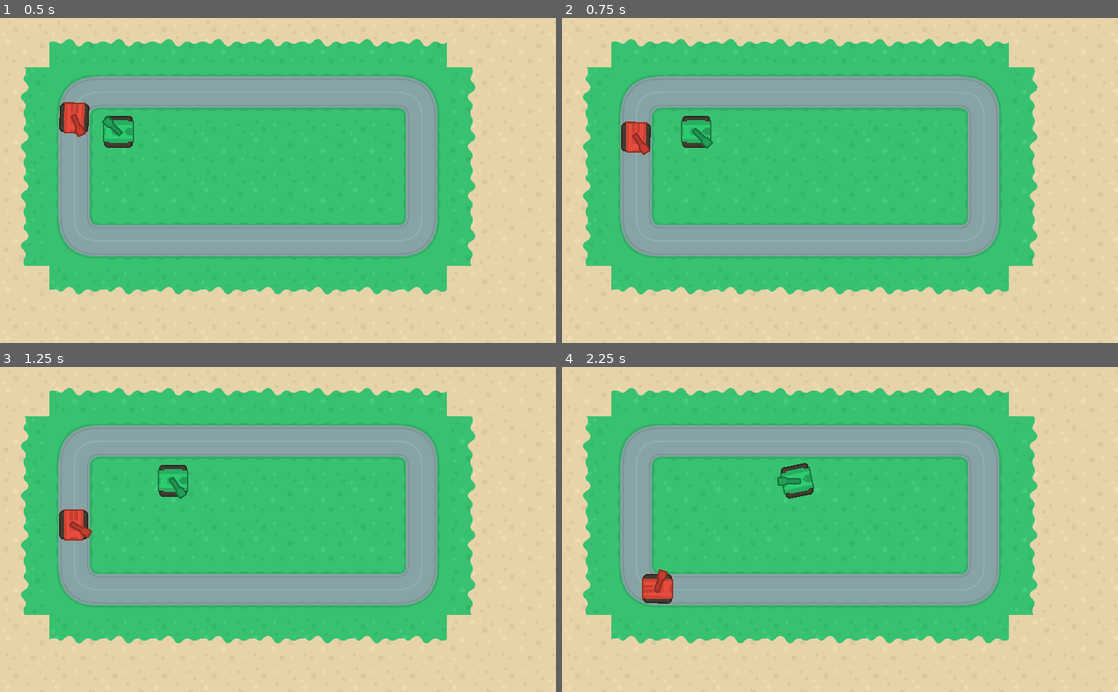
Above: before the commit, frames 1-4 (two rows, left to right).
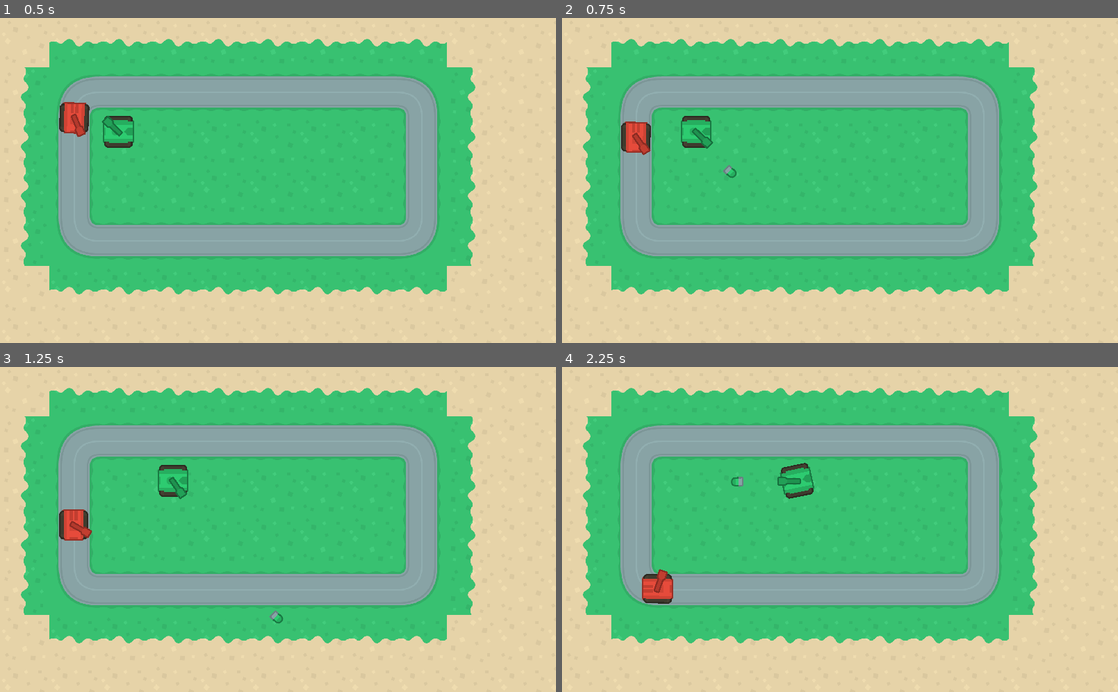
Above: after the commit, the same moments.

Repository: TheTOXIN/GodotTankBattle
Game: Godot game, scene res://maps/Map01.tscn
The game is run twice, just before and just after one commit, with the same random seed, the same clock (stepped at 60 frames per second) and the same inputs.
Inputs (mouse positions are in pixels of both pictures, inside the frame that each line leads up to):
- Up to frame 1 (0.5 s): no input
- Up to frame 2 (0.75 s): move the mouse to (812, 245) at 0.52 s; hold W (forward) from 0.53 s (still down); click (812, 245) at 0.6 s
- Up to frame 3 (1.25 s): keep holding W (forward)
- Up to frame 4 (2.25 s): move the mouse to (1006, 578) at 1.27 s; click (1006, 578) at 1.35 s; move the mouse to (673, 480) at 2.02 s; release W (forward) at 2.03 s; hold A (turn_left) from 2.03 s (still down); click (673, 480) at 2.1 s

Frame 1 is identical in both runs. In frame 2, less than 0.1% of the frame differs, in the area x 28-32%, y 45-50%; in frame 3, less than 0.1%; in frame 4, less than 0.1%.

Commit message:
add shoot bullets

Diff:
--- /dev/null
+++ b/bullets/Bullet.gd
@@ -0,0 +1,29 @@
+extends Area2D
+
+export (int) var speed
+export (int) var damage
+export (float) var lifetime
+
+var velocity = Vector2.ZERO
+
+func start(_position: Vector2, _direction: Vector2):
+	position = _position
+	rotation = _direction.angle()
+	velocity = _direction * speed
+	$Lifetime.wait_time = lifetime
+	$Lifetime.start()
+
+func explode():
+	queue_free()
+
+func _process(delta):
+	position += velocity * delta
+
+func _on_Bullet_body_entered(body):
+	explode()
+	print("ENTERED")
+	if body.has_method('take_damage'):
+		body.take_damage(damage)
+
+func _on_Lifetime_timeout():
+	explode()
--- /dev/null
+++ b/bullets/Bullet.tscn
@@ -0,0 +1,19 @@
+[gd_scene load_steps=2 format=2]
+
+[ext_resource path="res://bullets/Bullet.gd" type="Script" id=1]
+
+[node name="Bullet" type="Area2D"]
+script = ExtResource( 1 )
+
+[node name="Sprite" type="Sprite" parent="."]
+rotation = 3.14159
+region_enabled = true
+region_rect = Rect2( 388, 298, 32, 24 )
+
+[node name="CollisionShape2D" type="CollisionShape2D" parent="."]
+position = Vector2( -0.5, 0 )
+
+[node name="Lifetime" type="Timer" parent="."]
+
+[connection signal="body_entered" from="." to="." method="_on_Bullet_body_entered"]
+[connection signal="timeout" from="Lifetime" to="." method="_on_Lifetime_timeout"]
--- /dev/null
+++ b/bullets/PlayerBullet.gd
@@ -0,0 +1 @@
+extends "res://bullets/Bullet.gd"
--- /dev/null
+++ b/bullets/PlayerBullet.tscn
@@ -0,0 +1,23 @@
+[gd_scene load_steps=5 format=2]
+
+[ext_resource path="res://bullets/Bullet.tscn" type="PackedScene" id=1]
+[ext_resource path="res://bullets/PlayerBullet.gd" type="Script" id=2]
+[ext_resource path="res://assets/onlyObjects_retina_rotated.png" type="Texture" id=3]
+
+[sub_resource type="RectangleShape2D" id=1]
+extents = Vector2( 15.375, 12 )
+
+[node name="PlayerBullet" instance=ExtResource( 1 )]
+collision_layer = 8
+collision_mask = 4
+script = ExtResource( 2 )
+speed = 750
+damage = 10
+lifetime = 2.0
+
+[node name="Sprite" parent="." index="0"]
+texture = ExtResource( 3 )
+
+[node name="CollisionShape2D" parent="." index="1"]
+position = Vector2( -0.375, 0 )
+shape = SubResource( 1 )
--- a/maps/Map.gd
+++ b/maps/Map.gd
@@ -11,3 +11,8 @@
 	$Player/Camera2D.limit_right = map_limits.end.x * map_cell_size.x
 	$Player/Camera2D.limit_top = map_limits.position.y * map_cell_size.y
 	$Player/Camera2D.limit_bottom = map_limits.end.y * map_cell_size.y
+
+func _on_Tank_shoot(bullet, _pos, _dir):
+	var b = bullet.instance()
+	add_child(b)
+	b.start(_pos, _dir)
--- a/maps/Map01.tscn
+++ b/maps/Map01.tscn
@@ -36,3 +36,5 @@
 
 [node name="Enemy" parent="Paths/Path2D/PathFollow2D" instance=ExtResource( 4 )]
 speed = 200
+
+[connection signal="shoot" from="Player" to="." method="_on_Tank_shoot"]
--- a/project.godot
+++ b/project.godot
@@ -71,6 +71,13 @@
  ]
 }
 
+[layer_names]
+
+2d_physics/layer_1="enviroment"
+2d_physics/layer_2="player"
+2d_physics/layer_3="enemies"
+2d_physics/layer_4="bullets"
+
 [physics]
 
 common/enable_pause_aware_picking=true
--- a/tanks/Enemy.gd
+++ b/tanks/Enemy.gd
@@ -25,9 +25,12 @@
 	else:
 		pass
 
+func take_damage(damage):
+	print("DAMAGE")
+
 func _on_DetectRadius_body_entered(body):
-	if body.name == "Player":
-		target = body
+	# if body.name == "Player": move to physic layer
+	target = body
 
 func _on_DetectRadius_body_exited(body):
 	if body == target:
--- a/tanks/Enemy.tscn
+++ b/tanks/Enemy.tscn
@@ -1,13 +1,18 @@
-[gd_scene load_steps=5 format=2]
+[gd_scene load_steps=6 format=2]
 
 [ext_resource path="res://tanks/Tank.tscn" type="PackedScene" id=1]
 [ext_resource path="res://assets/onlyObjects_retina_rotated.png" type="Texture" id=2]
 [ext_resource path="res://tanks/Enemy.gd" type="Script" id=3]
 
+[sub_resource type="RectangleShape2D" id=2]
+extents = Vector2( 40, 33.5 )
+
 [sub_resource type="CircleShape2D" id=1]
 radius = 300.0
 
 [node name="Enemy" instance=ExtResource( 1 )]
+collision_layer = 4
+collision_mask = 10
 script = ExtResource( 3 )
 speed = 150
 gun_cooldown = 0.5
@@ -21,7 +26,8 @@
 region_rect = Rect2( 268, 186, 80, 76 )
 
 [node name="CollisionShape2D" parent="." index="1"]
-visible = false
+position = Vector2( 0, -0.5 )
+shape = SubResource( 2 )
 
 [node name="Turret" parent="." index="2"]
 texture = ExtResource( 2 )
@@ -30,6 +36,7 @@
 region_rect = Rect2( 452, 34, 60, 24 )
 
 [node name="DetectRadius" type="Area2D" parent="." index="4"]
+collision_mask = 2
 
 [node name="CollisionShape2D" type="CollisionShape2D" parent="DetectRadius" index="0"]
 shape = SubResource( 1 )
--- a/tanks/Player.gd
+++ b/tanks/Player.gd
@@ -19,3 +19,6 @@
 		velocity = (Vector2.RIGHT * speed).rotated(rotation)
 	if Input.is_action_pressed("back"):
 		velocity = (Vector2.LEFT * speed / 2).rotated(rotation)
+
+	if Input.is_action_just_pressed("click"):
+		shoot()
--- a/tanks/Player.tscn
+++ b/tanks/Player.tscn
@@ -1,18 +1,22 @@
-[gd_scene load_steps=5 format=2]
+[gd_scene load_steps=6 format=2]
 
 [ext_resource path="res://tanks/Tank.tscn" type="PackedScene" id=1]
 [ext_resource path="res://assets/onlyObjects_retina_rotated.png" type="Texture" id=2]
 [ext_resource path="res://tanks/Player.gd" type="Script" id=3]
+[ext_resource path="res://bullets/PlayerBullet.tscn" type="PackedScene" id=4]
 
 [sub_resource type="RectangleShape2D" id=1]
 extents = Vector2( 40, 38 )
 
 [node name="Player" instance=ExtResource( 1 )]
 position = Vector2( 505, 321 )
+collision_layer = 2
+collision_mask = 5
 script = ExtResource( 3 )
+Bullet = ExtResource( 4 )
 speed = 200
 rotation_speed = 1.0
-gun_cooldown = 0.4
+gun_cooldown = 1.0
 health = 100
 
 [node name="Body" parent="." index="0"]
--- a/tanks/Tank.gd
+++ b/tanks/Tank.gd
@@ -2,6 +2,7 @@
 
 signal health_changed
 signal dead
+signal shoot
 
 export (PackedScene) var Bullet
 export (int) var speed
@@ -23,5 +24,16 @@
 	control(delta)
 	move_and_slide(velocity)
 
+func shoot():
+	if can_shoot:
+		can_shoot = false
+		$GunTimer.start()
+		var dir = Vector2.RIGHT.rotated($Turret.global_rotation)
+		var pos = $Turret/Muzzle.global_position
+		emit_signal('shoot', Bullet, pos, dir)
+
 func control(delta):
 	pass
+
+func _on_GunTimer_timeout():
+	can_shoot = true
--- a/tanks/Tank.tscn
+++ b/tanks/Tank.tscn
@@ -14,3 +14,6 @@
 [node name="Muzzle" type="Position2D" parent="Turret"]
 
 [node name="GunTimer" type="Timer" parent="."]
+
+[connection signal="shoot" from="." to="." method="_on_Tank_shoot"]
+[connection signal="timeout" from="GunTimer" to="." method="_on_GunTimer_timeout"]
